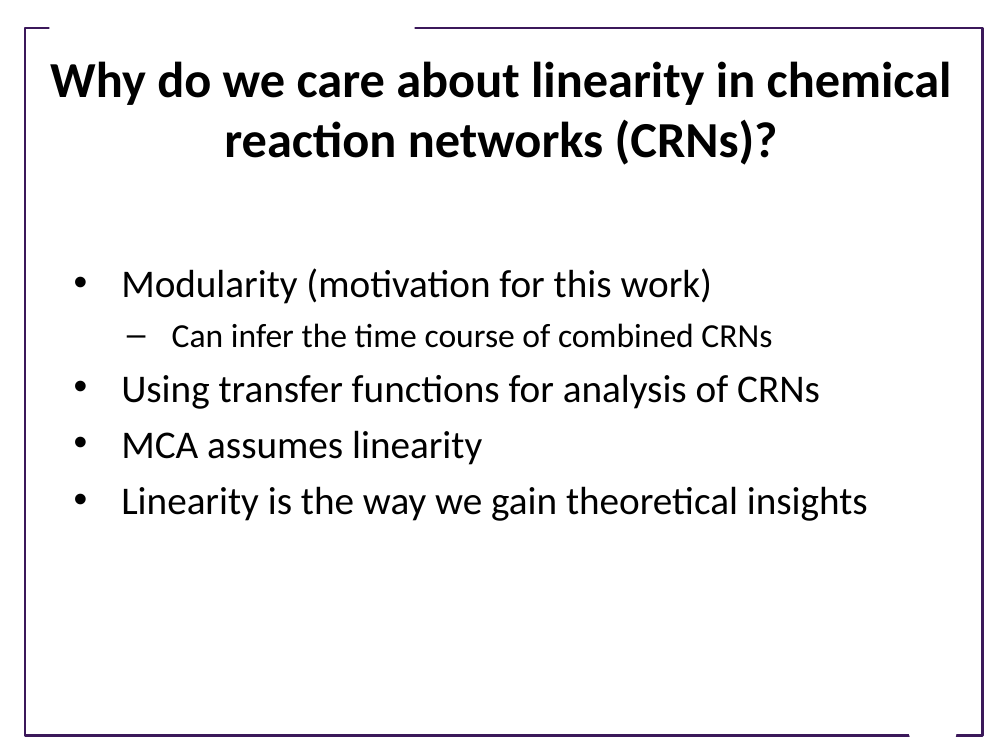
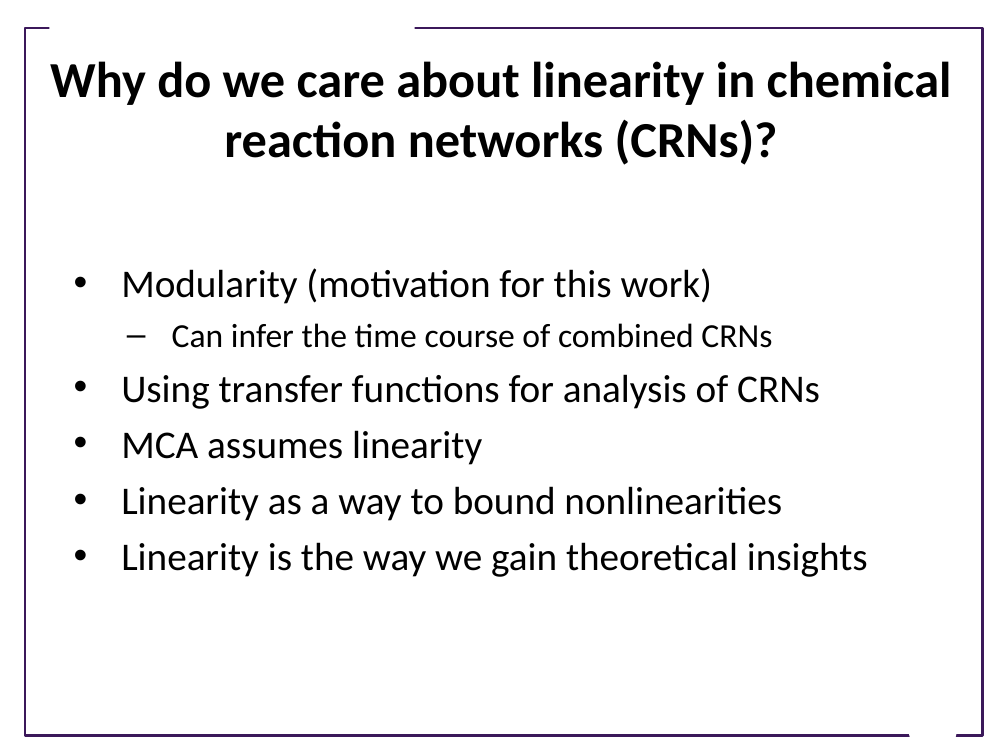
Before and after one commit to joseph-hellerstein/biomodels_linearity, a slide deck: slide 4 of docs/How Nonlinear is BioModels.pptx. Drawn at 1008x756 pixels with LibreOffice and Linux fonts; fonts in the diff are those of the drawing; background and template pictures are left out. Boxes give left, top, right and bottom in pixels: in the first picture for what was removed or moved away, otherwise in the second. Text is boxed around its words. In the diff, an @@ line names an element or a change of style, - is before the commit and + after.

```diff
--- a/docs/How Nonlinear is BioModels.pptx
+++ b/docs/How Nonlinear is BioModels.pptx
@@ text at [121,486,782,521]: paragraph added @@
+• Linearity as a way to bound nonlinearities
```
Also in this commit, not shown: 12 other slides changed, 6 slides added, 1 slide removed, 3 other files.
